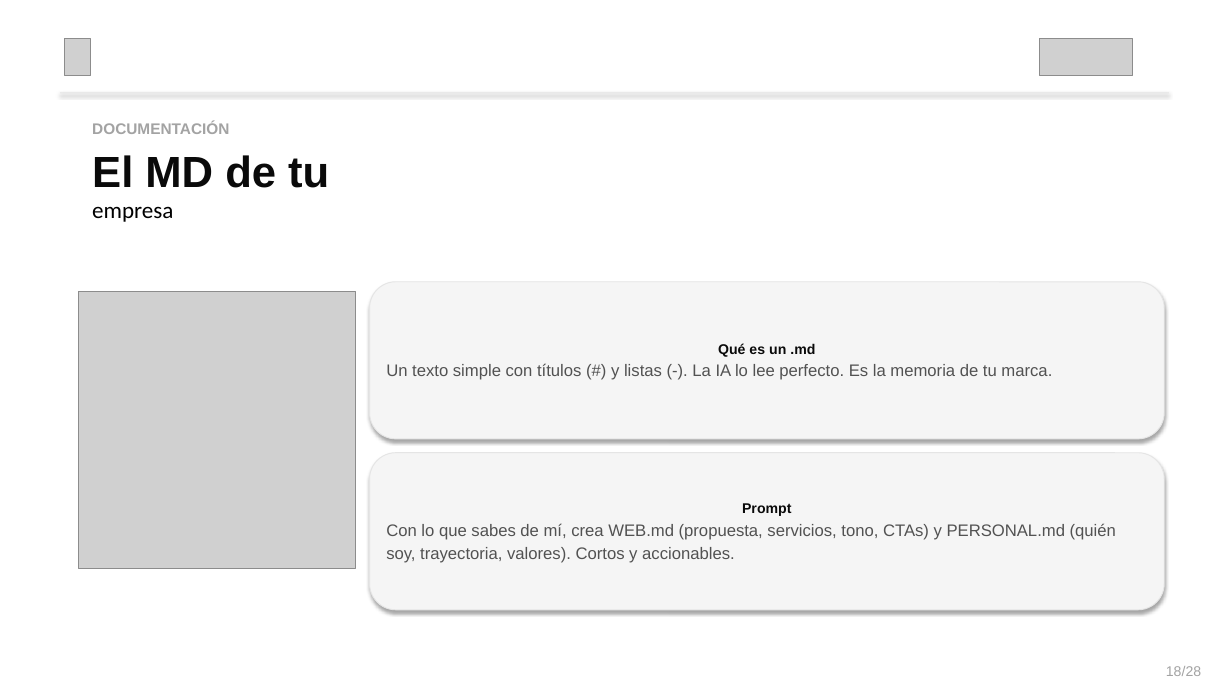
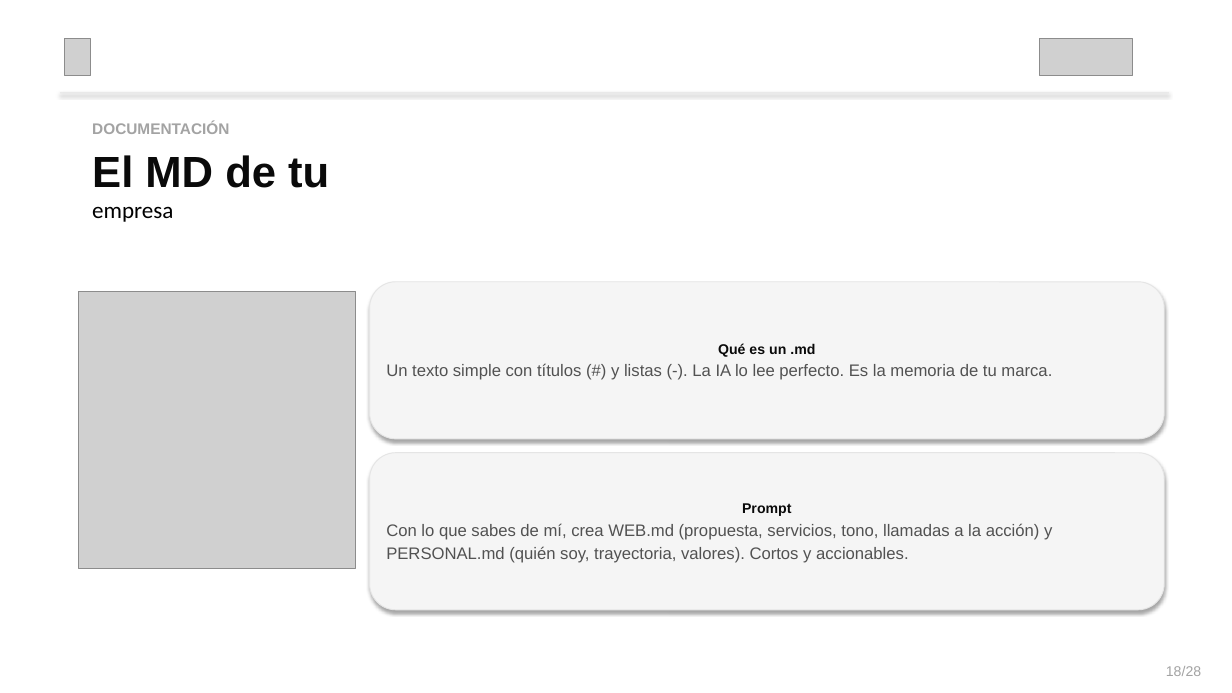
Before and after one commit to ruralhackers/presentations, a slide deck: slide 18 of curso-web-aje-ourense/taller-web-aje-ourense.pptx. Drawn at 1232x693 pixels with LibreOffice and Linux fonts; fonts in the diff are those of the drawing; grey boxes stand for pictures. Boxes give left, top, right and bottom in pixels: in the first picture for what was removed or moved away, otherwise in the second. Text is boxed around its words. In the diff, an @@ line names an element or a change of style, - is before the commit and + after.

```diff
--- a/curso-web-aje-ourense/taller-web-aje-ourense.pptx
+++ b/curso-web-aje-ourense/taller-web-aje-ourense.pptx
@@ text in rounded rectangle at (386,523,1052,563): text changed @@
-Con lo que sabes de mí, crea WEB.md (propuesta, servicios, tono, CTAs) y PERSONAL.md (quién soy, trayectoria, valores). Cortos y accionables.
+Con lo que sabes de mí, crea WEB.md (propuesta, servicios, tono, llamadas a la acción) y PERSONAL.md (quién soy, trayectoria, valores). Cortos y accionables.
```
Also in this commit, not shown: 1 other slide changed, 1 other file.
